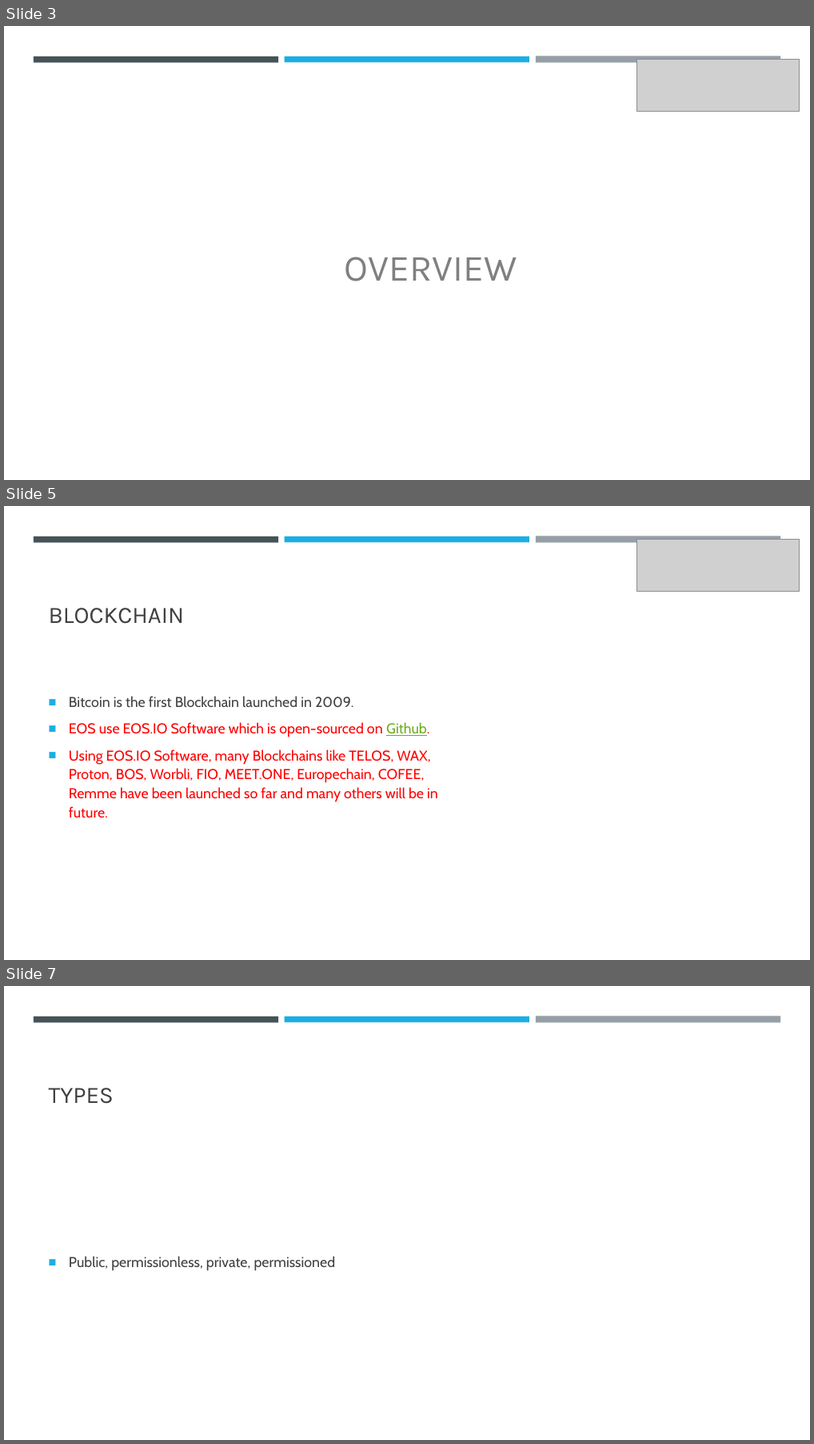
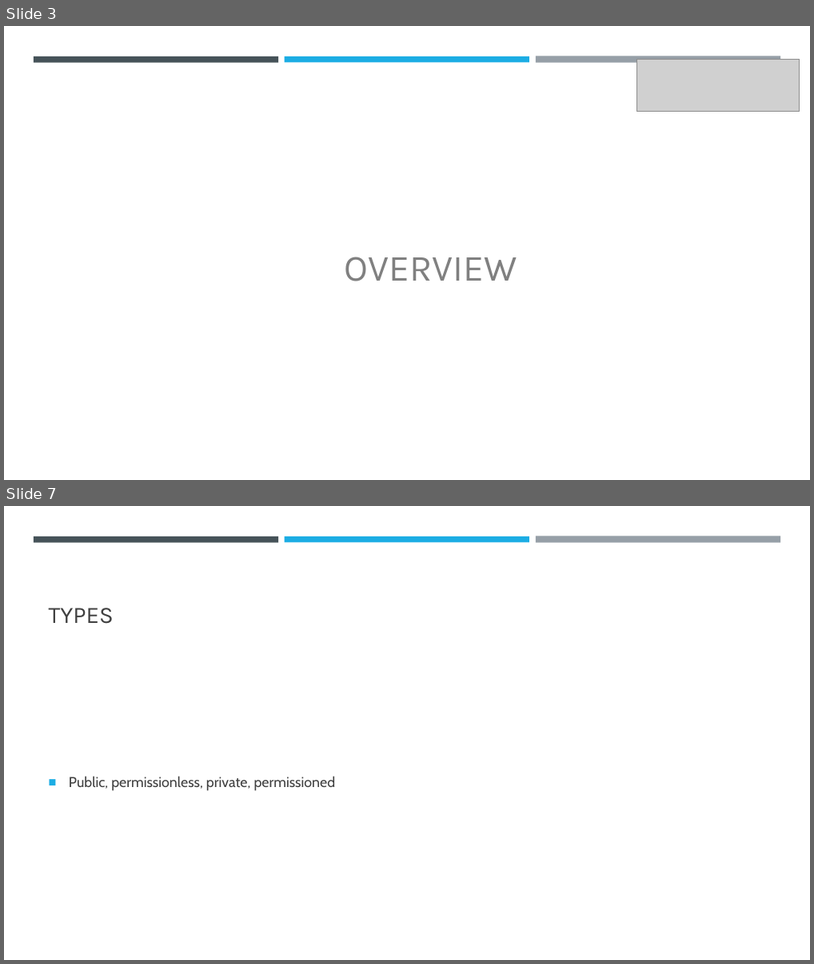
Before and after one commit to abhi3700/My_Learning_Blockchain, a slide deck: PPT.pptx. Shown one above the other, each under a label of ours: slides 3, 5 and 7 before the commit, slides 3 and 7 after it; the slides between them are not shown. The pictures are 814x1444 and 814x964 pixels, drawn with LibreOffice and Linux fonts; fonts in the diff are those of the drawing; grey boxes stand for pictures. Boxes give left, top, right and bottom in pixels: in the first picture for what was removed or moved away, otherwise in the second. Text is boxed around its words. In the diff, an @@ line names an element or a change of style, - is before the commit and + after.

```diff
--- a/PPT.pptx
+++ b/PPT.pptx
@@ slide 5 removed at (x1=4, y1=506, x2=810, y2=960), background #FFFFFF; not listed: 3 template elements that a slide beside it also shows @@
@@ picture removed at (x1=638, y1=539, x2=800, y2=592) @@
@@ title removed at (x1=49, y1=608, x2=185, y2=624) @@
-BLOCKCHAIN
@@ text removed at (x1=69, y1=696, x2=438, y2=818) @@
-■ Bitcoin is the first Blockchain launched in 2009.
-■ EOS use EOS.IO Software which is open-sourced on Github.
-■ Using EOS.IO Software, many Blockchains like TELOS, WAX, Proton, BOS, Worbli, FIO, MEET.ONE, Europechain, COFEE, Remme have been launched so far and many others will be in future.
```
Also in this commit, not shown: 2 slides changed, 1 slide added.
